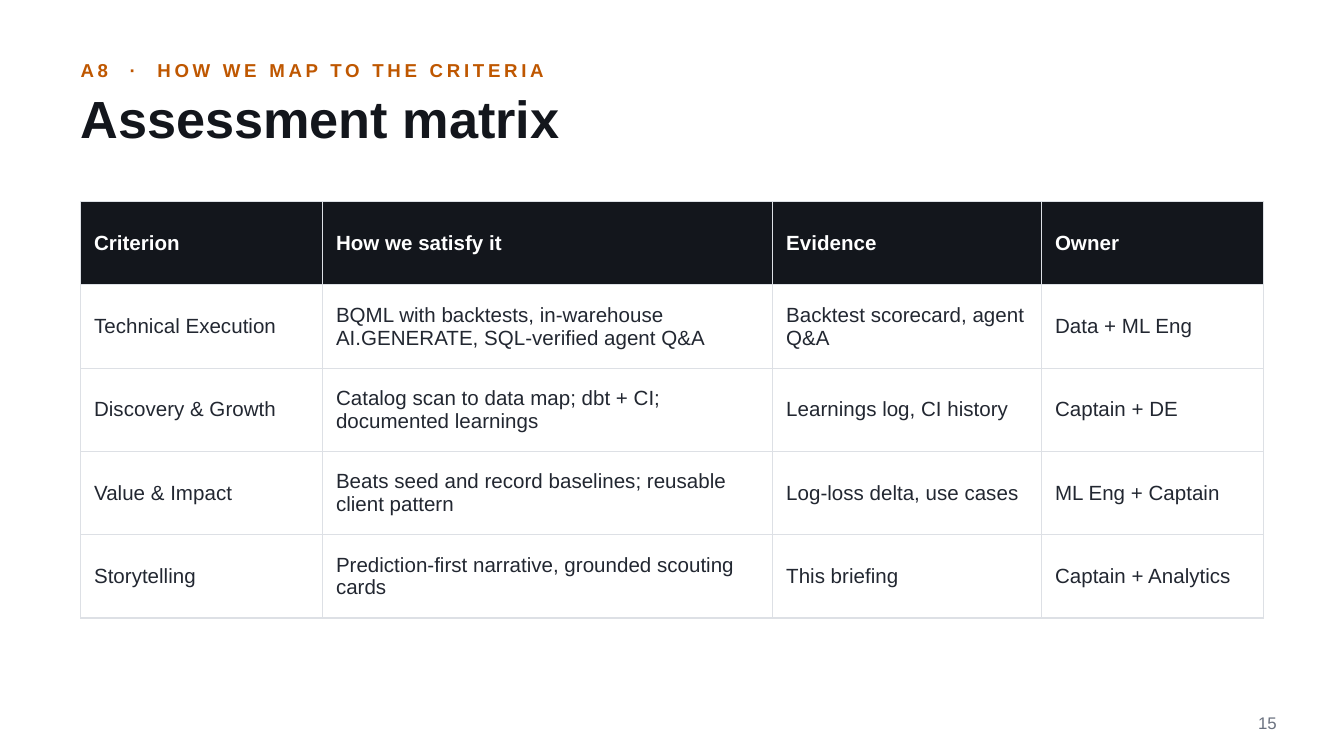
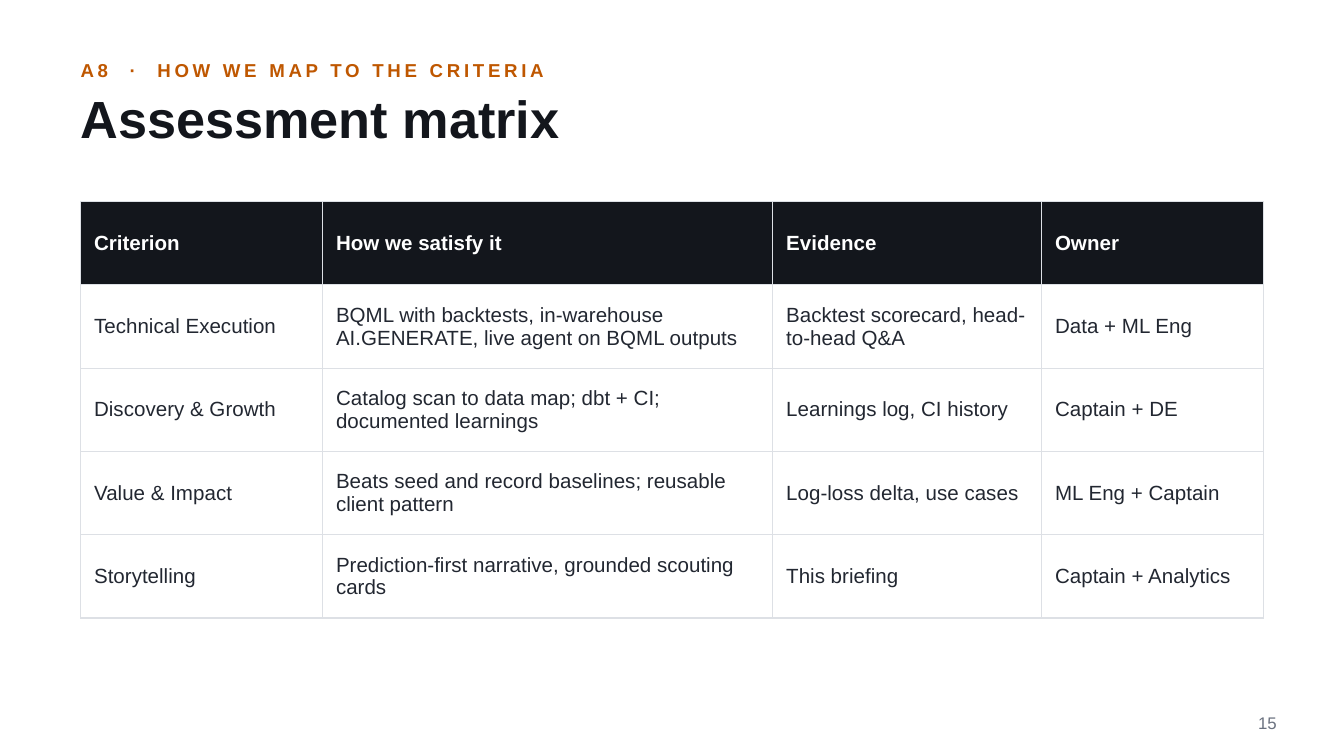
Before and after one commit to sodafe-01/ncaa-championship-predictor, a slide deck: slide 15 of deck/NCAA_Briefing_5min.pptx. Drawn at 1344x756 pixels with LibreOffice and Linux fonts; fonts in the diff are those of the drawing. Boxes give left, top, right and bottom in pixels: in the first picture for what was removed or moved away, otherwise in the second. Text is boxed around its words. In the diff, an @@ line names an element or a change of style, - is before the commit and + after.

```diff
--- a/deck/NCAA_Briefing_5min.pptx
+++ b/deck/NCAA_Briefing_5min.pptx
@@ table at [81, 202, 1263, 598] @@
-row 2, column 2: BQML with backtests, in-warehouse AI.GENERATE, SQL-verified agent Q&A
+row 2, column 2: BQML with backtests, in-warehouse AI.GENERATE, live agent on BQML outputs
-row 2, column 3: Backtest scorecard, agent Q&A
+row 2, column 3: Backtest scorecard, head-to-head Q&A
```
Also in this commit, not shown: 3 other slides changed, 1 other file.
